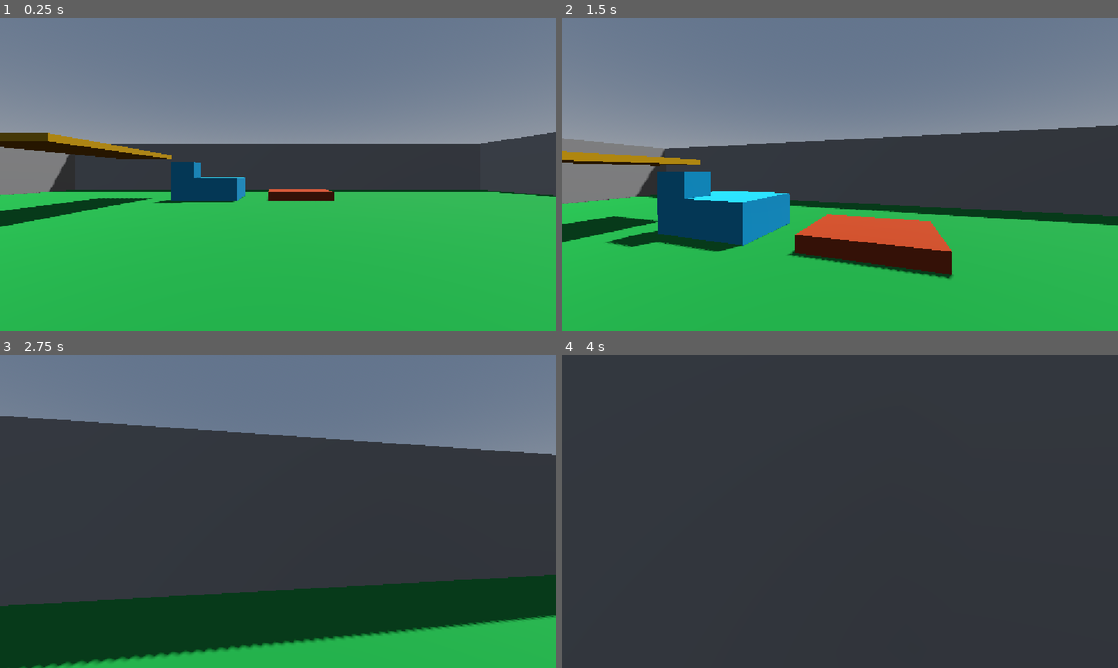
Above: before the commit, frames 1-4 (two rows, left to right).
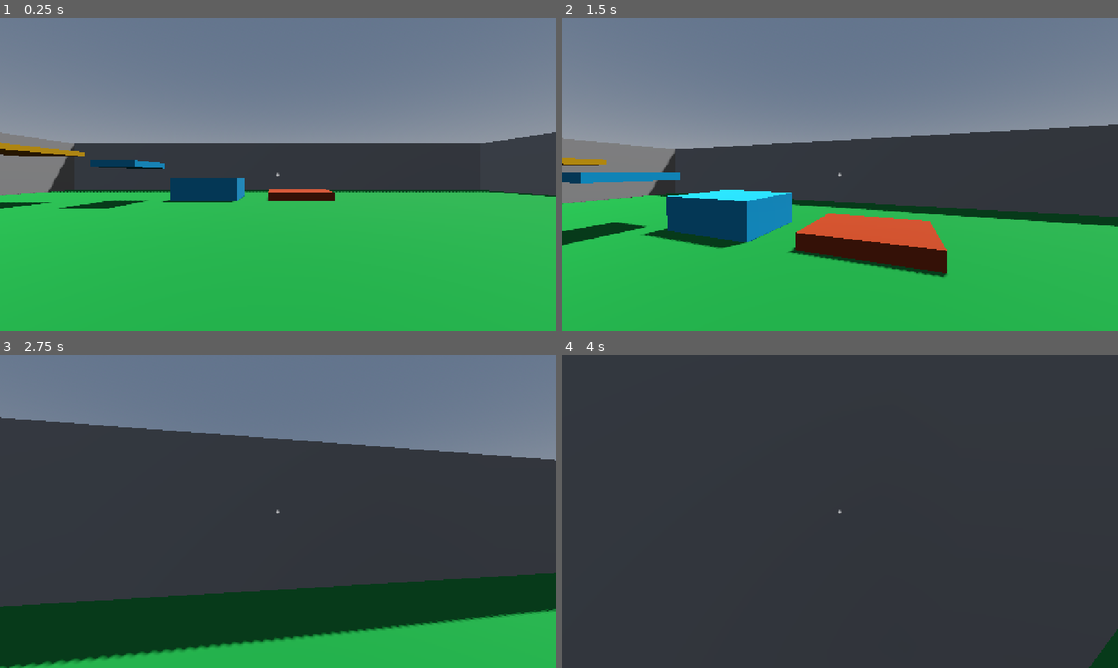
Above: after the commit, the same moments.

Repository: SpaceShaman/bodyjack
Game: Godot game, scene res://world.tscn
Two runs of this game, one before a commit and one after it. Both use one fixed random seed, a clock stepped at 60 frames per second and the inputs below. Before the commit the project has no main scene; this scene is started directly in both runs.
Inputs (mouse positions are in pixels of both pictures, inside the frame that each line leads up to):
- Up to frame 1 (0.25 s): no input
- Up to frame 2 (1.5 s): tap Enter at 0.5 s; move the mouse to (867, 174) at 0.52 s; hold Shift (sprint) 0.53-1.28 s; hold D (forward) from 0.53 s (still down); tap Space (jump) at 0.77, 1.07 s; right-click (867, 174) at 0.8 s; move the mouse to (812, 174) at 1.27 s; right-click (812, 174) at 1.35 s
- Up to frame 3 (2.75 s): keep holding D (forward); tap Space (jump) at 1.52, 1.55, 1.82, 2.1 s; move the mouse to (289, 505) at 2.02 s; hold Shift (sprint) from 2.03 s (still down)
- Up to frame 4 (4 s): keep holding D (forward); move the mouse to (834, 517) at 2.77 s; release Shift (sprint) at 2.78 s; tap Shift (sprint) at 2.85 s; tap Space (jump) at 3.02, 3.32, 3.5, 3.77, 3.8 s; right-click (834, 517) at 3.05 s; move the mouse to (878, 514) at 3.52 s; hold Right mouse button (possess, bound only after the commit) from 3.53 s (still down)

The runs differ from the first frame. In frame 1, 3.6% of the frame differs, in the area x 0-100%, y 36-67%; in frame 2, 5.0%, in the area x 0-100%, y 34-84%; in frame 3, 3.4%; in frame 4, 0.3%.

Commit message:
✨ (project.godot): add main scene and viewport size configuration to enhance project setup ♻️ (player.gd): refactor player movement logic to improve control handling and streamline code structure
✨ (player_controller.gd): add player controller script to manage character possession and movement mechanics for enhanced gameplay experience

✨ (world.tscn): add player controller and HUD elements to enhance gameplay experience
♻️ (world.tscn): refactor player node structure for better organization and clarity

Diff:
--- a/src/project.godot
+++ b/src/project.godot
@@ -11,11 +11,15 @@
 [application]
 
 config/name="bodyjack"
+run/main_scene="res://world.tscn"
 config/features=PackedStringArray("4.7", "GL Compatibility")
 config/icon="res://icon.svg"
 
 [display]
 
+window/size/viewport_width=1280
+window/size/viewport_height=720
+window/size/mode=3
 window/stretch/mode="canvas_items"
 window/stretch/aspect="expand"
 
@@ -55,6 +59,11 @@
 "events": [Object(InputEventKey,"resource_local_to_scene":false,"resource_name":"","device":-1,"window_id":0,"alt_press …(195 unchanged characters)…
 ]
 }
+possess={
+"deadzone": 0.2,
+"events": [Object(InputEventMouseButton,"resource_local_to_scene":false,"resource_name":"","device":32,"window_id":0,"alt_pressed":false,"shift_pressed":false,"ctrl_pressed":false,"meta_pressed":false,"button_mask":0,"position":Vector2(0, 0),"global_position":Vector2(0, 0),"factor":1.0,"button_index":2,"canceled":false,"pressed":false,"double_click":false,"script":null)
+]
+}
 
 [physics]
 
--- a/src/scripts/player.gd
+++ b/src/scripts/player.gd
@@ -1,71 +1,45 @@
 extends CharacterBody3D
+class_name PlayerBody
 
 const WALK_SPEED = 5.0
 const SPRINT_SPEED = 8.0
-var speed
 const JUMP_VELOCITY = 4.5
 const GRAVITY = 9.8
-const MOUSE_SENSITIVITY = 0.005
 
-const BASE_FOV = 75.0
+var is_controlled := false
+var move_input := Vector2.ZERO
+var wants_sprint := false
+var wants_jump := false
 
-const BOB_FREQ = 2.0
-const BOB_AMP = 0.08
-var t_bob = 0.0
+@onready var view_anchor: Marker3D = $ViewAnchor
 
-@onready var Head = $Head
-@onready var Camera = $Head/Camera3D
 
-func _ready() -> void:
-	Input.set_mouse_mode(Input.MOUSE_MODE_CAPTURED)
-
-func _unhandled_input(event: InputEvent) -> void:
-	if event is InputEventMouseMotion:
-		Head.rotate_y(-event.relative.x * MOUSE_SENSITIVITY)
-		Camera.rotate_x(-event.relative.y * MOUSE_SENSITIVITY)
-		Camera.rotation.x = clamp(Camera.rotation.x, deg_to_rad(-85), deg_to_rad(85))
+func set_controlled(value: bool) -> void:
+	is_controlled = value
+	move_input = Vector2.ZERO
+	wants_sprint = false
+	wants_jump = false
+	velocity.x = 0.0
+	velocity.z = 0.0
 
 
 func _physics_process(delta: float) -> void:
-	# Add the gravity.
 	if not is_on_floor():
 		velocity.y -= GRAVITY * delta
 
-	# Handle jump
-	if Input.is_action_just_pressed("jump") and is_on_floor():
+	if is_controlled and wants_jump and is_on_floor():
 		velocity.y = JUMP_VELOCITY
+	wants_jump = false
 
-	# Handle sprint
-	if Input.is_action_pressed("sprint"):
-		speed = SPRINT_SPEED
+	var speed := SPRINT_SPEED if wants_sprint else WALK_SPEED
+	var input_dir := move_input if is_controlled else Vector2.ZERO
+	var direction := (global_basis * Vector3(input_dir.x, 0, input_dir.y)).normalized()
+	if is_on_floor() and direction != Vector3.ZERO:
+		velocity.x = direction.x * speed
+		velocity.z = direction.z * speed
 	else:
-		speed = WALK_SPEED
-
-	# Handle movement
-	var input_dir := Input.get_vector("left", "right", "forward", "back")
-	var direction = (Head.transform.basis * Vector3(input_dir.x, 0, input_dir.y)).normalized()
-	if is_on_floor():
-		if direction:
-			velocity.x = direction.x * speed
-			velocity.z = direction.z * speed
-		else:
-			velocity.x = lerp(velocity.x, direction.x * speed, delta * 7.0)
-			velocity.z = lerp(velocity.z, direction.z * speed, delta * 7.0)
-	else:
-		velocity.x = lerp(velocity.x, direction.x * speed, delta * 3.0)
-		velocity.z = lerp(velocity.z, direction.z * speed, delta * 3.0)
-
-	Camera.transform.origin = _headbob(delta)
-
-	# FOV
-	var target_fov = BASE_FOV + clamp(velocity.length(), 0.5, speed)
-	Camera.fov = lerp(Camera.fov, target_fov, delta * 8.0)
+		var weight := minf(delta * (7.0 if is_on_floor() else 3.0), 1.0)
+		velocity.x = lerpf(velocity.x, direction.x * speed, weight)
+		velocity.z = lerpf(velocity.z, direction.z * speed, weight)
 
 	move_and_slide()
-
-func _headbob(delta) -> Vector3:
-	t_bob += delta * velocity.length() * float(is_on_floor())
-	var pos = Vector3.ZERO
-	pos.y = sin(t_bob * BOB_FREQ) * BOB_AMP
-	pos.x = cos(t_bob * BOB_FREQ / 2) * BOB_AMP
-	return pos
--- /dev/null
+++ b/src/scripts/player_controller.gd
@@ -0,0 +1,169 @@
+extends Node3D
+
+@export var initial_character: PlayerBody
+@export var possession_distance := 40.0
+@export var transition_duration := 0.45
+@export var transition_fov_boost := 25.0
+@export_range(0.1, 0.95) var transition_turn_start := 0.6
+
+const MOUSE_SENSITIVITY = 0.005
+const BASE_FOV = 75.0
+const BOB_FREQ = 2.0
+const BOB_AMP = 0.08
+
+var controlled_character: PlayerBody
+var yaw := 0.0
+var pitch := 0.0
+var t_bob := 0.0
+var possession_requested := false
+var transitioning := false
+var transition_elapsed := 0.0
+var transition_start := Vector3.ZERO
+var transition_start_rotation := Quaternion.IDENTITY
+var movement_fov := BASE_FOV
+
+@onready var head: Node3D = $Head
+@onready var camera: Camera3D = $Head/Camera3D
+
+
+func _ready() -> void:
+	# Supply movement commands before the character runs its physics step.
+	process_physics_priority = -1
+	Input.set_mouse_mode(Input.MOUSE_MODE_CAPTURED)
+	controlled_character = initial_character
+	controlled_character.set_controlled(true)
+	_read_view_direction()
+	_update_character_view()
+	head.global_position = controlled_character.view_anchor.global_position
+	head.global_basis = controlled_character.view_anchor.global_basis.orthonormalized()
+	camera.make_current()
+
+
+func _unhandled_input(event: InputEvent) -> void:
+	if event.is_action_pressed("ui_cancel"):
+		Input.set_mouse_mode(Input.MOUSE_MODE_VISIBLE)
+		get_viewport().set_input_as_handled()
+		return
+
+	if Input.mouse_mode != Input.MOUSE_MODE_CAPTURED:
+		if event is InputEventMouseButton and event.pressed:
+			Input.set_mouse_mode(Input.MOUSE_MODE_CAPTURED)
+			get_viewport().set_input_as_handled()
+		return
+
+	if transitioning:
+		return
+
+	if event is InputEventMouseMotion:
+		yaw -= event.relative.x * MOUSE_SENSITIVITY
+		pitch = clampf(pitch - event.relative.y * MOUSE_SENSITIVITY, deg_to_rad(-85), deg_to_rad(85))
+		_update_character_view()
+		head.global_basis = controlled_character.view_anchor.global_basis.orthonormalized()
+
+	if event.is_action_pressed("possess"):
+		# Ray queries are performed in the physics step.
+		possession_requested = true
+
+
+func _physics_process(_delta: float) -> void:
+	if possession_requested:
+		possession_requested = false
+		_try_possess()
+
+	var can_move := not transitioning and Input.mouse_mode == Input.MOUSE_MODE_CAPTURED
+	controlled_character.move_input = Input.get_vector("left", "right", "forward", "back") if can_move else Vector2.ZERO
+	controlled_character.wants_sprint = can_move and Input.is_action_pressed("sprint")
+	controlled_character.wants_jump = can_move and Input.is_action_just_pressed("jump")
+
+
+func _process(delta: float) -> void:
+	var destination := controlled_character.view_anchor.global_position
+	var fov_boost := 0.0
+	if transitioning:
+		transition_elapsed += delta
+		var progress := clampf(transition_elapsed / maxf(transition_duration, 0.001), 0.0, 1.0)
+		var weight := smoothstep(0.0, 1.0, progress)
+		# A pulse that starts and ends at zero, peaking halfway through the transfer.
+		fov_boost = transition_fov_boost * pow(sin(progress * PI), 2.0)
+		head.global_position = transition_start.lerp(destination, weight)
+		var target_rotation := controlled_character.view_anchor.global_basis.get_rotation_quaternion()
+		var flight_rotation := transition_start_rotation
+		var flight_direction := destination - transition_start
+		if flight_direction.length_squared() > 0.000001:
+			var direction := flight_direction.normalized()
+			# Avoid a degenerate look basis when travelling vertically.
+			var up := Vector3.RIGHT if absf(direction.dot(Vector3.UP)) > 0.999 else Vector3.UP
+			flight_rotation = Basis.looking_at(direction, up).get_rotation_quaternion()
+		# Aim along the flight first; adopt the body's view only on arrival.
+		var aim_weight := smoothstep(0.0, 0.15, progress)
+		var turn_weight := smoothstep(transition_turn_start, 1.0, progress)
+		var travel_rotation := transition_start_rotation.slerp(flight_rotation, aim_weight)
+		head.global_basis = Basis(travel_rotation.slerp(target_rotation, turn_weight))
+		camera.position = Vector3.ZERO
+		if progress >= 1.0:
+			transitioning = false
+	else:
+		head.global_position = destination
+		head.global_basis = controlled_character.view_anchor.global_basis.orthonormalized()
+		t_bob += delta * controlled_character.velocity.length() * float(controlled_character.is_on_floor())
+		camera.position = Vector3(
+			cos(t_bob * BOB_FREQ / 2.0) * BOB_AMP,
+			sin(t_bob * BOB_FREQ) * BOB_AMP,
+			0.0
+		)
+
+	# Include vertical velocity so jumping and falling also affect FOV.
+	var speed := PlayerBody.SPRINT_SPEED if controlled_character.wants_sprint else PlayerBody.WALK_SPEED
+	var target_fov := BASE_FOV + clampf(controlled_character.velocity.length(), 0.5, speed)
+	movement_fov = lerpf(movement_fov, target_fov, minf(delta * 8.0, 1.0))
+	camera.fov = movement_fov + fov_boost
+
+
+func _try_possess() -> void:
+	if transitioning:
+		return
+
+	var origin := camera.global_position
+	var end := origin - camera.global_basis.z * possession_distance
+	var query := PhysicsRayQueryParameters3D.create(origin, end)
+	query.exclude = [controlled_character.get_rid()]
+	# Keep world geometry in the query so walls block possession.
+	var hit := get_world_3d().direct_space_state.intersect_ray(query)
+	if hit.is_empty():
+		return
+
+	var target := hit["collider"] as PlayerBody
+	if target == null or target == controlled_character:
+		return
+
+	possess(target)
+
+
+func possess(target: PlayerBody) -> void:
+	transition_start = camera.global_position
+	transition_start_rotation = camera.global_basis.get_rotation_quaternion()
+	controlled_character.set_controlled(false)
+	controlled_character = target
+	controlled_character.set_controlled(true)
+	_read_view_direction()
+	_update_character_view()
+	transition_elapsed = 0.0
+	transitioning = true
+	t_bob = 0.0
+	# Preserve the current view, including its headbob offset, at departure.
+	head.global_position = transition_start
+	camera.position = Vector3.ZERO
+	camera.rotation = Vector3.ZERO
+
+
+func _read_view_direction() -> void:
+	# Each body remembers its view in its own anchor, including vertical look.
+	var view_rotation := controlled_character.view_anchor.global_rotation
+	yaw = view_rotation.y
+	pitch = view_rotation.x
+
+
+func _update_character_view() -> void:
+	controlled_character.global_rotation.y = yaw
+	# Restore the world-space look after turning the anchor's parent body.
+	controlled_character.view_anchor.global_rotation = Vector3(pitch, yaw, 0.0)
--- a/src/world.tscn
+++ b/src/world.tscn
@@ -1,6 +1,7 @@
 [gd_scene format=3 uid="uid://s60eh4hye7wd"]
 
 [ext_resource type="Script" uid="uid://48e0a83mtgdt" path="res://scripts/player.gd" id="1_f3sb7"]
+[ext_resource type="Script" uid="uid://8cas5tau2uif" path="res://scripts/player_controller.gd" id="2_controller"]
 
 [sub_resource type="ProceduralSkyMaterial" id="ProceduralSkyMaterial_fj7yv"]
 sky_horizon_color = Color(0.66224277, 0.6717428, 0.6867428, 1)
@@ -59,13 +60,13 @@
 material = SubResource("StandardMaterial3D_amkdi")
 
 [node name="Box3" type="CSGBox3D" parent="Boxes" unique_id=350341144]
-transform = Transform3D(1, 0, 0, 0, 1, 0, 0, 0, 1, -5.3453536, 1.7156696, -11.974426)
+transform = Transform3D(1, 0, 0, 0, 1, 0, 0, 0, 1, -7.9423175, 2.028902, -11.131989)
 use_collision = true
-size = Vector3(1.3259277, 0.94799805, 0.94885254)
+size = Vector3(2.175171, 0.3215332, 2.633728)
 material = SubResource("StandardMaterial3D_amkdi")
 
 [node name="Box4" type="CSGBox3D" parent="Boxes" unique_id=594830574]
-transform = Transform3D(1, 0, 0, 0, 1, 0, 0, 0, 1, -8.8509655, 2.6742554, -10.113986)
+transform = Transform3D(1, 0, 0, 0, 1, 0, 0, 0, 1, -13.000991, 2.6742554, -8.214051)
 use_collision = true
 size = Vector3(3.3688965, 0.256958, 7.4851074)
 material = SubResource("StandardMaterial3D_46oso")
@@ -102,7 +103,44 @@
 [node name="CollisionShape3D" type="CollisionShape3D" parent="Player" unique_id=686875559]
 shape = SubResource("CapsuleShape3D_etibl")
 
-[node name="Head" type="Node3D" parent="Player" unique_id=1503335646]
+[node name="ViewAnchor" type="Marker3D" parent="Player" unique_id=144370564]
 transform = Transform3D(1, 0, 0, 0, 1, 0, 0, 0, 1, 0, 0.5, 0)
 
-[node name="Camera3D" type="Camera3D" parent="Player/Head" unique_id=2128514564]
+[node name="Player2" type="CharacterBody3D" parent="." unique_id=251635782]
+transform = Transform3D(-4.371139e-08, 0, -1, 0, 1, 0, 1, 0, -4.371139e-08, -12.111372, 4.0299487, -6)
+script = ExtResource("1_f3sb7")
+
+[node name="MeshInstance3D" type="MeshInstance3D" parent="Player2" unique_id=1271605183]
+material_override = SubResource("StandardMaterial3D_46oso")
+mesh = SubResource("CapsuleMesh_etibl")
+
+[node name="CollisionShape3D" type="CollisionShape3D" parent="Player2" unique_id=1469519080]
+shape = SubResource("CapsuleShape3D_etibl")
+
+[node name="ViewAnchor" type="Marker3D" parent="Player2" unique_id=566414734]
+transform = Transform3D(1, 0, 0, 0, 1, 0, 0, 0, 1, 0, 0.5, 0)
+
+[node name="PlayerController" type="Node3D" parent="." unique_id=516422376 node_paths=PackedStringArray("initial_character")]
+script = ExtResource("2_controller")
+initial_character = NodePath("../Player")
+
+[node name="Head" type="Node3D" parent="PlayerController" unique_id=964105304]
+
+[node name="Camera3D" type="Camera3D" parent="PlayerController/Head" unique_id=1765487009]
+current = true
+
+[node name="HUD" type="CanvasLayer" parent="PlayerController" unique_id=409802311]
+
+[node name="Crosshair" type="Label" parent="PlayerController/HUD" unique_id=88919954]
+anchors_preset = 8
+anchor_left = 0.5
+anchor_top = 0.5
+anchor_right = 0.5
+anchor_bottom = 0.5
+offset_left = -8.0
+offset_top = -12.0
+offset_right = 8.0
+offset_bottom = 12.0
+text = "+"
+horizontal_alignment = 1
+vertical_alignment = 1
Not shown, added: src/scripts/player_controller.gd.uid
